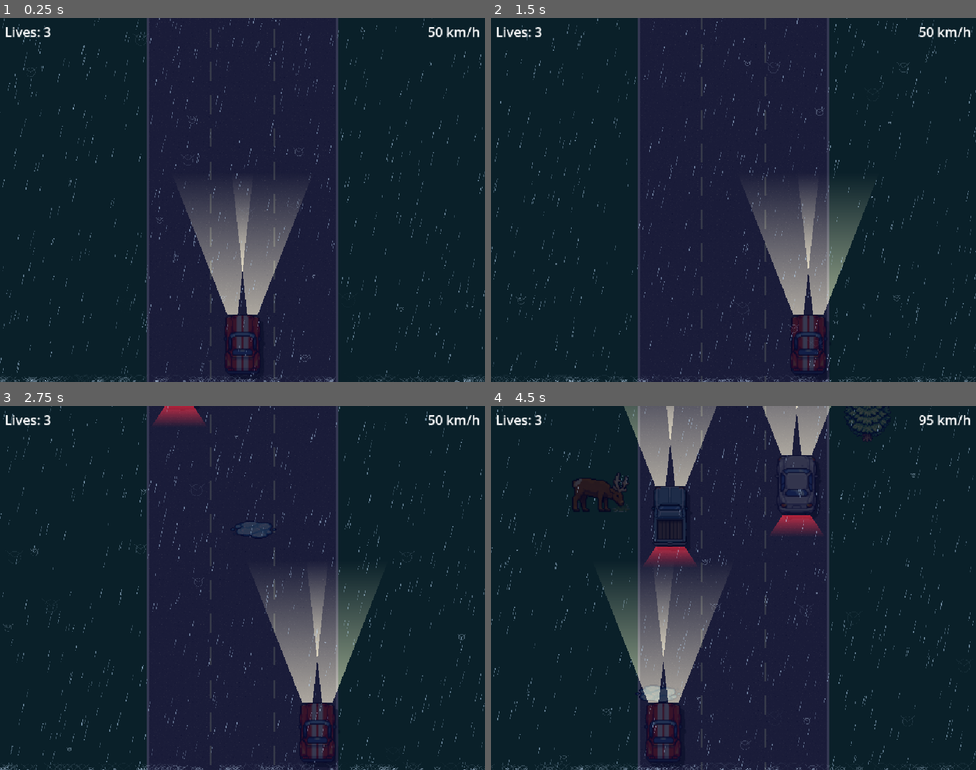
Above: before the commit, frames 1-4 (two rows, left to right).
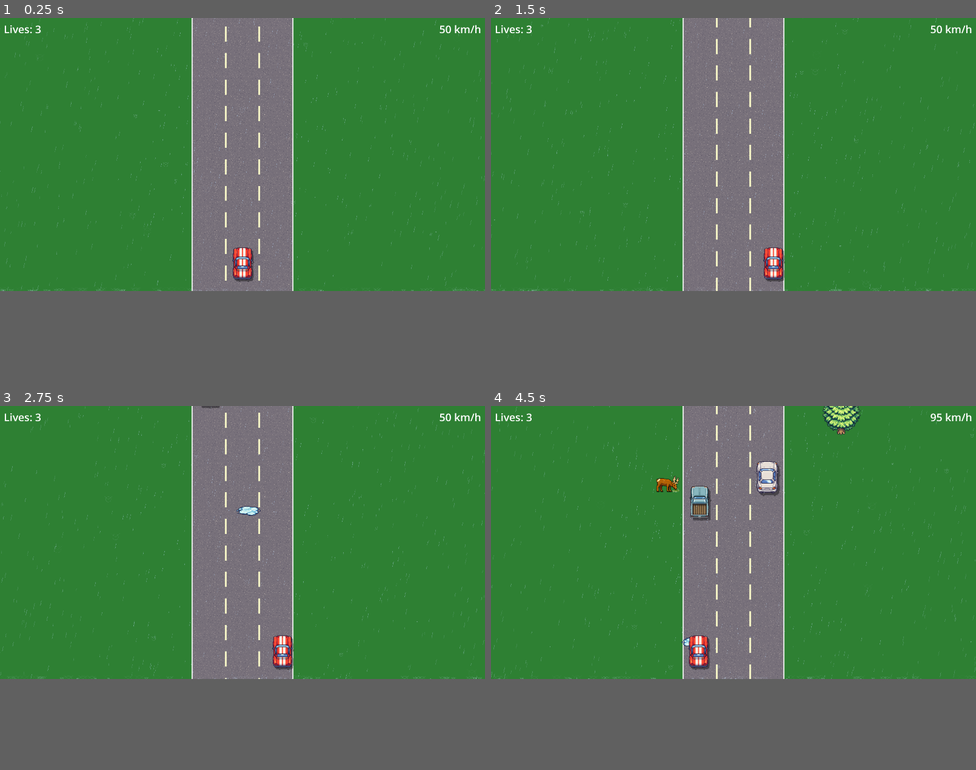
Above: after the commit, the same moments.

Repository: Antonio-Ingegnere/road-race
Game: Godot game, scene res://scenes/main.tscn
The game is run twice, just before and just after one commit, with the same random seed, the same clock (stepped at 60 frames per second) and the same inputs.
Inputs:
- Up to frame 1 (0.25 s): no input
- Up to frame 2 (1.5 s): tap Enter at 0.5 s; hold Right (ui_right) 0.53-1.28 s; hold Down (ui_down) from 1.28 s (still down)
- Up to frame 3 (2.75 s): release Down (ui_down) at 2.03 s; hold Right (ui_right) from 2.03 s (still down)
- Up to frame 4 (4.5 s): release Right (ui_right) at 2.78 s; hold Up (ui_up) 2.78-3.53 s; hold Left (ui_left) from 3.53 s (still down)
In our replay, the window is 800x600 before the commit and 800x450 after it. These sizes can differ from the game's own. Grey fills any space a smaller window leaves; there, only what the larger window draws over its background counts as a difference.

The runs differ from the first frame. In frame 1, 76% of the frame differs, in the area x 0-100%, y 0-100%; in frame 2, 77%; in frame 3, 77%; in frame 4, 76%.

Commit message:
Increase viewport to 1920x1080 for 1.5x longer road view, add resolution settings
- Viewport changed from 1024x768 to 1920x1080 (1.5x more road visible above car)
- Road width kept at original 400px, centered in the wider viewport (ROAD_LEFT 312→760)
- Game elements kept at original scales (car 2x, obstacles 2x, elk 1.5x) so road feels longer rather than just zoomed in
- KMH_TO_PXS scaled to 7.5 to maintain same visual scroll speed in taller viewport
- Settings menu: added resolution picker (1280x720 / 1920x1080 / 2560x1440 / 3840x2160)
- main.gd: applies resolution from config at startup via call_deferred
- HUD and overlay UI elements scaled for 1920x1080

Co-Authored-By: Claude Sonnet 4.6 <noreply@anthropic.com>

Diff:
--- a/config.cfg
+++ b/config.cfg
@@ -1,7 +1,11 @@
+[display]
+
+resolution="3840x2160"
+
 [day_night]
 
 enabled=false
-start_time=33.0
+start_time=16.0
 
 [elk]
 
--- a/project.godot
+++ b/project.godot
@@ -19,9 +19,12 @@
 
 [display]
 
-window/size/viewport_width=1024
-window/size/viewport_height=768
+window/size/viewport_width=1920
+window/size/viewport_height=1080
+window/size/min_width=1920
+window/size/min_height=1080
 window/stretch/mode="canvas_items"
+window/stretch/aspect="keep"
 
 [physics]
 
--- a/scenes/main.tscn
+++ b/scenes/main.tscn
@@ -28,7 +28,7 @@
 script = ExtResource("3_obsscr")
 
 [node name="Car" type="Node2D" parent="." unique_id=1857059141]
-position = Vector2(512, 690)
+position = Vector2(960, 972)
 script = ExtResource("4_carscr")
 
 [node name="Sprite2D" type="Sprite2D" parent="Car" unique_id=674790173]
@@ -39,8 +39,8 @@
 script = ExtResource("6_dnscr")
 
 [node name="Overlay" type="ColorRect" parent="DayNight" unique_id=111222334]
-offset_right = 1024.0
-offset_bottom = 768.0
+offset_right = 1920.0
+offset_bottom = 1080.0
 mouse_filter = 2
 color = Color(0, 0, 0, 0)
 
@@ -59,21 +59,21 @@
 layer = 3
 
 [node name="LivesLabel" type="Label" parent="HUD" unique_id=312456791]
-offset_left = 10.0
-offset_top = 10.0
-offset_right = 160.0
-offset_bottom = 46.0
-theme_override_font_sizes/font_size = 28
+offset_left = 15.0
+offset_top = 15.0
+offset_right = 240.0
+offset_bottom = 69.0
+theme_override_font_sizes/font_size = 42
 
 [node name="SpeedLabel" type="Label" parent="HUD" unique_id=312456790]
 anchors_preset = 1
 anchor_left = 1.0
 anchor_right = 1.0
-offset_left = -130.0
-offset_top = 10.0
-offset_right = -10.0
-offset_bottom = 46.0
-theme_override_font_sizes/font_size = 28
+offset_left = -195.0
+offset_top = 15.0
+offset_right = -15.0
+offset_bottom = 69.0
+theme_override_font_sizes/font_size = 42
 horizontal_alignment = 2
 
 [node name="GameOverlay" type="CanvasLayer" parent="." unique_id=1154509141]
@@ -81,23 +81,23 @@
 visible = false
 
 [node name="BG" type="ColorRect" parent="GameOverlay" unique_id=1964106045]
-offset_right = 1024.0
-offset_bottom = 768.0
+offset_right = 1920.0
+offset_bottom = 1080.0
 color = Color(0, 0, 0, 0.65)
 
 [node name="GameOverLabel" type="Label" parent="GameOverlay" unique_id=1341791937]
-offset_top = 290.0
-offset_right = 1024.0
-offset_bottom = 370.0
-theme_override_font_sizes/font_size = 72
+offset_top = 483.0
+offset_right = 1920.0
+offset_bottom = 597.0
+theme_override_font_sizes/font_size = 108
 text = "GAME OVER"
 horizontal_alignment = 1
 
 [node name="RestartLabel" type="Label" parent="GameOverlay" unique_id=2139444044]
-offset_top = 420.0
-offset_right = 1024.0
-offset_bottom = 470.0
-theme_override_font_sizes/font_size = 22
+offset_top = 645.0
+offset_right = 1920.0
+offset_bottom = 690.0
+theme_override_font_sizes/font_size = 33
 text = "Press any key to restart"
 horizontal_alignment = 1
 
--- a/scripts/car.gd
+++ b/scripts/car.gd
@@ -1,12 +1,12 @@
 extends Node2D
 
-const KMH_TO_PXS := 5.0
+const KMH_TO_PXS := 7.5
 const MIN_SPEED_KMH := 50.0
 const MAX_SPEED_KMH := 220.0
 const SPEED_CHANGE_RATE := 60.0  # km/h per second
 const LATERAL_SPEED := 420.0
-const ROAD_LEFT := 312.0
-const ROAD_RIGHT := 712.0
+const ROAD_LEFT := 760.0
+const ROAD_RIGHT := 1160.0
 const CAR_HALF_WIDTH := 42.0
 
 var speed_kmh := MIN_SPEED_KMH
@@ -38,6 +38,6 @@
 
 
 func _draw() -> void:
-	draw_set_transform(Vector2(8.0, 10.0), 0.0, Vector2(2.0, 2.0))
+	draw_set_transform(Vector2(6.0, 7.5), 0.0, Vector2(2.0, 2.0))
 	draw_texture(_shadow_tex, Vector2(-_shadow_hw, -_shadow_hh), Color(0.0, 0.0, 0.0, 0.40))
 	draw_set_transform(Vector2.ZERO)
--- a/scripts/elk_manager.gd
+++ b/scripts/elk_manager.gd
@@ -9,16 +9,16 @@
 const STATE_ON_ROAD    := 4  # landed on road, acts as obstacle
 const STATE_JUMP_BACK  := 5  # flying from road lane → opposite side
 
-const ROAD_LEFT  := 312.0
+const ROAD_LEFT  := 760.0
 const ROAD_WIDTH := 400.0
 const LANE_COUNT := 3
 
 const FRAME_W   := 64
 const FRAME_H   := 64
-const ELK_SCALE := 2.0
-
-const SIDE_OFFSET_MIN := 5.0
-const SIDE_OFFSET_MAX := 20.0
+const ELK_SCALE := 1.5
+
+const SIDE_OFFSET_MIN := 3.75
+const SIDE_OFFSET_MAX := 15.0
 
 const SPAWN_INTERVAL := 4.0
 
@@ -33,13 +33,13 @@
 const JUMP_FRAME_TIMES := [0.18, 0.22, 0.22, 0.18]
 const JUMP_TOTAL_TIME  := 0.80
 
-const ELK_HIT_HW := 44.0
-const ELK_HIT_HH := 44.0
+const ELK_HIT_HW := 33.0
+const ELK_HIT_HH := 33.0
 const CAR_VIS_HW  := 40.0
 const CAR_VIS_HH  := 64.0
 
-const SHADOW_RADIUS  := 28.0
-const JUMP_ARC_HEIGHT := 48.0  # px upward at the arc peak
+const SHADOW_RADIUS  := 21.0
+const JUMP_ARC_HEIGHT := 36.0  # px upward at the arc peak
 
 var _tex_base: Texture2D
 var _tex_jump: Texture2D
--- a/scripts/lights.gd
+++ b/scripts/lights.gd
@@ -1,7 +1,7 @@
 extends Node2D
 
 const CAR_FRONT_OFFSET := 64.0
-const OBS_REAR_OFFSET  := 64.0
+const OBS_REAR_OFFSET  := 48.0
 
 const CONE_LENGTH  := 300.0
 const CONE_HW_NEAR := 32.0
@@ -107,8 +107,8 @@
 	var fade := Color(1.00, 0.10, 0.08, 0.00)
 	draw_polygon(
 		PackedVector2Array([
-			Vector2(op.x - 30, rear_y),
-			Vector2(op.x + 30, rear_y),
+			Vector2(op.x - 30,  rear_y),
+			Vector2(op.x + 30,  rear_y),
 			Vector2(op.x + 60, rear_y + 45.0),
 			Vector2(op.x - 60, rear_y + 45.0),
 		]),
--- a/scripts/main.gd
+++ b/scripts/main.gd
@@ -9,9 +9,27 @@
 
 
 func _ready() -> void:
+	_apply_resolution.call_deferred()
 	$ObstacleManager.hit_detected.connect(_on_hit)
 	$ElkManager.elk_hit_car.connect(_on_hit)
 	_update_lives()
+
+
+func _apply_resolution() -> void:
+	var cfg := ConfigFile.new()
+	if cfg.load("res://config.cfg") != OK:
+		return
+	var res_str: String = str(cfg.get_value("display", "resolution", "1280x720"))
+	var parts := res_str.split("x")
+	if parts.size() != 2:
+		return
+	var w := int(parts[0])
+	var h := int(parts[1])
+	var win := get_window()
+	win.mode = Window.MODE_WINDOWED
+	win.size = Vector2i(w, h)
+	var screen := DisplayServer.screen_get_usable_rect()
+	win.position = screen.position + (screen.size - win.size) / 2
 
 
 func _process(delta: float) -> void:
--- a/scripts/obstacle_manager.gd
+++ b/scripts/obstacle_manager.gd
@@ -1,6 +1,6 @@
 extends Node2D
 
-const ROAD_LEFT := 312.0
+const ROAD_LEFT := 760.0
 const ROAD_WIDTH := 400.0
 const LANE_COUNT := 3
 const OBS_SPEED_KMH := 50.0
@@ -16,7 +16,7 @@
 const OBS_TYPE_DATA := [
 	[46.0, 64.0, "res://assets/HondaCivic.png"],                    # 0
 	[44.0, 64.0, "res://assets/JeepWrangler2.png"],                 # 1
-	[39.0, 64.0, "res://assets/ChevroletElCamino-1968x64.png"],     # 2
+	[39.5, 64.0, "res://assets/ChevroletElCamino-1968x64.png"],     # 2
 ]
 
 var _textures: Array[Texture2D] = []
@@ -54,8 +54,8 @@
 	var obs_scroll: float = (_car.speed_kmh - OBS_SPEED_KMH) * _car.KMH_TO_PXS * delta
 	for o in _obstacles:
 		o["pos"] = o["pos"] + Vector2(0.0, obs_scroll)
-	# Extended cull: keep alive until front lights (64 rear offset + 300 cone) fade off screen
-	var cull_y: float = OBS_TEX_SIZE * OBS_SCALE * 0.5 + 364.0
+	# Extended cull: keep alive until front lights (48 rear offset + 225 cone) fade off screen
+	var cull_y: float = OBS_TEX_SIZE * OBS_SCALE * 0.5 + 273.0
 	_obstacles = _obstacles.filter(func(o) -> bool: return o["pos"].y < screen_h + cull_y)
 
 	if _invincible_timer > 0.0:
--- a/scripts/puddle_manager.gd
+++ b/scripts/puddle_manager.gd
@@ -1,6 +1,6 @@
 extends Node2D
 
-const ROAD_LEFT  := 312.0
+const ROAD_LEFT  := 760.0
 const ROAD_WIDTH := 400.0
 const CAR_VIS_HW := 40.0
 const CAR_VIS_HH := 64.0
@@ -11,8 +11,8 @@
 const DRIFT_CHANCE    := 0.8
 
 # Opaque half-extents at PUDDLE_SCALE (measured: vis_hw=32, vis_hh=12.5 at 1x)
-const HIT_HW := 48.0   # 32.0 * 1.5
-const HIT_HH := 18.75  # 12.5 * 1.5
+const HIT_HW := 48.0    # 32.0 * 1.5
+const HIT_HH := 18.75   # 12.5 * 1.5
 
 var _tex: Texture2D
 var _tex_hw: float
--- a/scripts/road.gd
+++ b/scripts/road.gd
@@ -1,18 +1,18 @@
 extends Node2D
 
-const ROAD_LEFT := 312.0
+const ROAD_LEFT := 760.0
 const ROAD_WIDTH := 400.0
-const DASH_HEIGHT := 40.0
-const DASH_GAP := 30.0
-const DASH_WIDTH := 5.0
-const TILE_SIZE := 64
-const TILE_COLS := 8
+const DASH_HEIGHT := 60.0
+const DASH_GAP := 45.0
+const DASH_WIDTH := 7.5
+const TILE_SIZE := 96
+const TILE_COLS := 12
 const TILE_ROWS := 60
 
-const TREE_HALF := 128.0         # half of 256x256 display size
+const TREE_HALF := 192.0         # half of 384x384 display size
 const TREE_FRAME_SIZE := 256     # source frame dimensions in the sprite sheet
 const TREE_COLS := 3             # sprite sheet columns
-const TREE_SPAWN_DIST := 600.0   # world pixels between spawn checks
+const TREE_SPAWN_DIST := 900.0   # world pixels between spawn checks
 const TREE_SPAWN_CHANCE := 0.6   # probability each check produces a tree
 const TREE_FRAME_COUNT := 9
 const TREE_FRAME_DURATION := 0.14  # seconds per frame (~7 fps)
@@ -83,7 +83,7 @@
 
 func _draw() -> void:
 	var size := get_viewport_rect().size
-	var half := TILE_SIZE * 0.5
+	var half := TILE_SIZE * 0.5  # = 48; texture is 64px source drawn at 1.5x scale
 
 	# Grass background
 	draw_rect(Rect2(0.0, 0.0, size.x, size.y), Color(0.18, 0.50, 0.20))
@@ -98,8 +98,8 @@
 			var tx := ROAD_LEFT
 			while tx < ROAD_LEFT + ROAD_WIDTH + TILE_SIZE:
 				var rot: float = _rotations[world_row][col_idx % TILE_COLS]
-				draw_set_transform(Vector2(tx + half, ty + half), rot)
-				draw_texture(_asphalt_tex, Vector2(-half, -half))
+				draw_set_transform(Vector2(tx + half, ty + half), rot, Vector2(1.5, 1.5))
+				draw_texture(_asphalt_tex, Vector2(-32.0, -32.0))
 				col_idx += 1
 				tx += TILE_SIZE
 			ty += TILE_SIZE
--- a/scripts/settings_menu.gd
+++ b/scripts/settings_menu.gd
@@ -1,9 +1,11 @@
 extends CanvasLayer
 
-const VP_W := 1024.0
-const VP_H := 768.0
+const VP_W := 1920.0
+const VP_H := 1080.0
 const PANEL_W := 500.0
-const PANEL_H := 480.0
+const PANEL_H := 540.0
+
+const RESOLUTIONS := ["1280x720", "1920x1080", "2560x1440", "3840x2160"]
 
 var _widgets: Dictionary = {}
 var _cfg := ConfigFile.new()
@@ -49,6 +51,9 @@
 # ── Config I/O ─────────────────────────────────────────────────────────────────
 
 func _load_values() -> void:
+	var saved_res: String = str(_cfg.get_value("display", "resolution", "1280x720"))
+	var res_idx := RESOLUTIONS.find(saved_res)
+	_widgets["resolution"].selected = max(res_idx, 0)
 	_widgets["dn_enabled"].button_pressed  = bool(_cfg.get_value("day_night", "enabled",    false))
 	_set_slider(_widgets["dn_start"],       float(_cfg.get_value("day_night", "start_time", 10.0)))
 	_widgets["rain_enabled"].button_pressed = bool(_cfg.get_value("rain",      "enabled",    true))
@@ -59,6 +64,7 @@
 
 
 func _save_values() -> void:
+	_cfg.set_value("display",   "resolution",   RESOLUTIONS[_widgets["resolution"].selected])
 	_cfg.set_value("day_night", "enabled",      _widgets["dn_enabled"].button_pressed)
 	_cfg.set_value("day_night", "start_time",   _widgets["dn_start"].value)
 	_cfg.set_value("rain",      "enabled",      _widgets["rain_enabled"].button_pressed)
@@ -103,6 +109,12 @@
 
 	vbox.add_child(_make_separator())
 
+	# ── Display ──
+	_add_section_label(vbox, "Display")
+	_widgets["resolution"] = _add_option_button(vbox, "Resolution", RESOLUTIONS)
+
+	vbox.add_child(_make_separator())
+
 	# ── Day / Night ──
 	_add_section_label(vbox, "Day / Night Cycle")
 	_widgets["dn_enabled"] = _add_checkbox(vbox, "Enabled")
@@ -215,6 +227,25 @@
 	return slider
 
 
+func _add_option_button(parent: Control, label: String, options: Array) -> OptionButton:
+	var row := HBoxContainer.new()
+	row.add_theme_constant_override("separation", 10)
+	parent.add_child(row)
+
+	var lbl := Label.new()
+	lbl.text = label
+	lbl.custom_minimum_size = Vector2(110, 0)
+	row.add_child(lbl)
+
+	var btn := OptionButton.new()
+	btn.size_flags_horizontal = Control.SIZE_EXPAND_FILL
+	for opt in options:
+		btn.add_item(opt)
+	row.add_child(btn)
+
+	return btn
+
+
 func _set_slider(slider: HSlider, value: float) -> void:
 	slider.value = value
 	var lbl: Label   = slider.get_meta("val_lbl")
